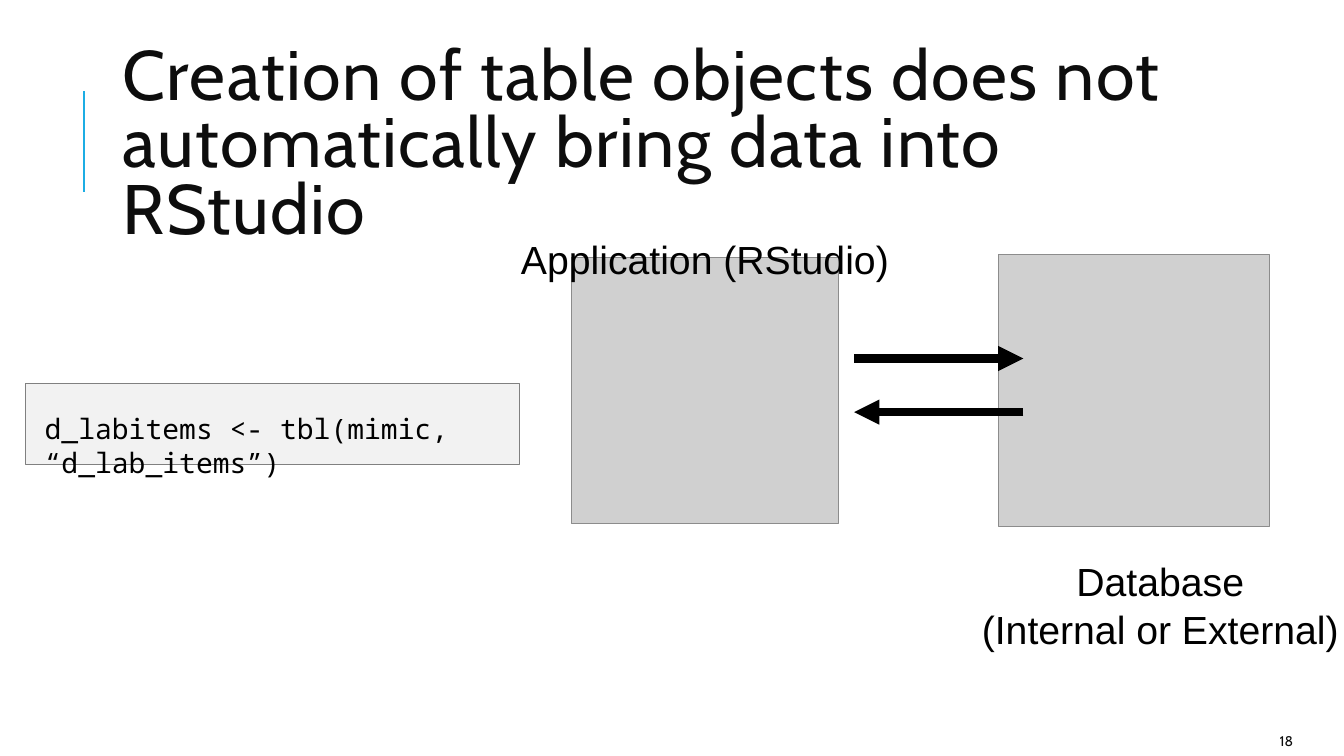
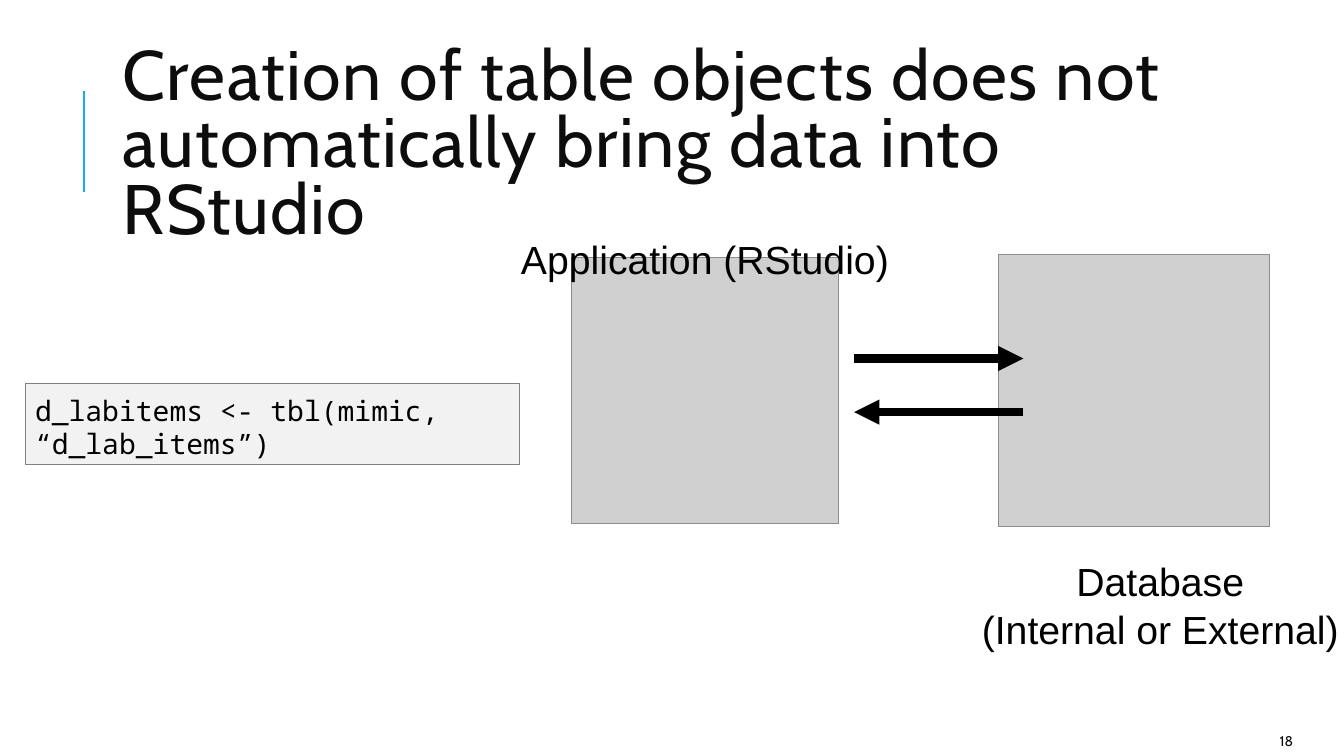
Before and after one commit to amromeo/api_r_int_db_24, a slide deck: slide 18 of presentations/02 - Databases with R.pptx. Drawn at 1344x756 pixels with LibreOffice and Linux fonts; fonts in the diff are those of the drawing; grey boxes stand for pictures. Boxes give left, top, right and bottom in pixels: in the first picture for what was removed or moved away, otherwise in the second. Text is boxed around its words. In the diff, an @@ line names an element or a change of style, - is before the commit and + after.

```diff
--- a/presentations/02 - Databases with R.pptx
+++ b/presentations/02 - Databases with R.pptx
@@ text "d_labitems <- tbl(mimic, “d_lab_items”)": place and size @@
-text "d_labitems <- tbl(mimic, “d_lab_items”)" at bbox=[45, 417, 448, 478]
+text "d_labitems <- tbl(mimic, “d_lab_items”)" at bbox=[35, 399, 438, 459]
```
Also in this commit, not shown: 10 other slides changed, 1 slide added, 1 other file.
